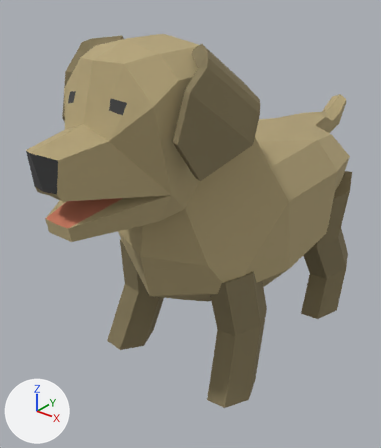
An edit to the FBX model unity/rdnc2/Assets/fbx/Animal_Models/golden-retriever.fbx, drawn before and after from the same camera.
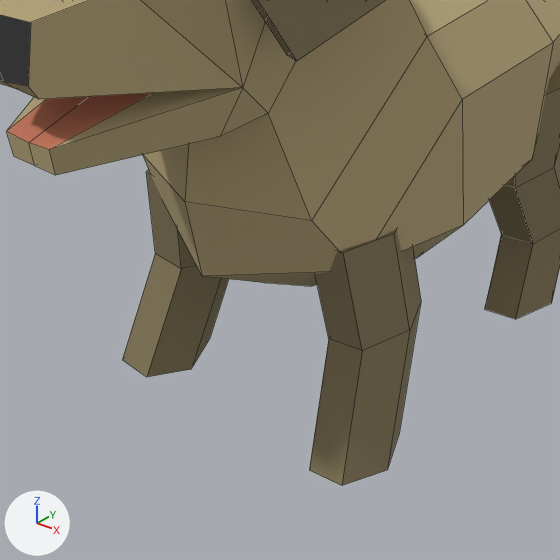
Each version appears first whole from a 50 mm camera at (1.345, -1.924, 1.774) aimed at (-0.14, -0.068, 0.623), and next in a close-up on the part from 11% to 90% of the width and 33% to 100% of the height. Lighting does not change. The marker at lower left points along +X, +Y and +Z. The close-ups show mesh edges as thin lines. Where no turn or scale is listed for an object, it has been applied to the vertices.

Objects in the first close-up: 'body', 'ear', 'front-leg', 'rear-leg'.
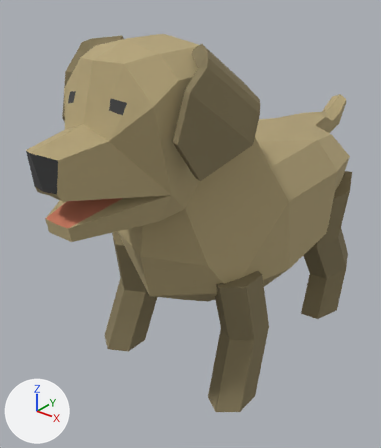
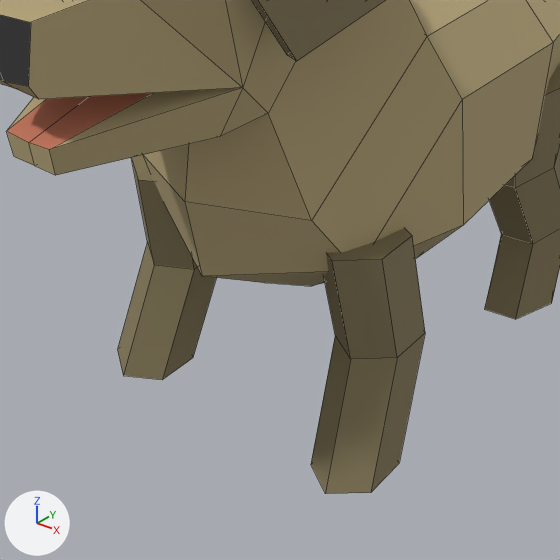
Where the newer file only moved an object's origin or applied its transform, the numbers keep the older frame.

Diff of the bpy script that builds the scene:
```diff
--- a/unity/rdnc2/Assets/fbx/Animal_Models/golden-retriever.fbx.py
+++ b/unity/rdnc2/Assets/fbx/Animal_Models/golden-retriever.fbx.py
@@ me_cylinder_002 @@
 # used by ob_front_leg; location = (0.0, 0.0, 0.0)
-me_cylinder_002.from_pydata(...)  # 36 vertices, 28 faces; spans x -0.421..0.421, y -0.469..-0.092, z -0.007..0.616
+me_cylinder_002.from_pydata(...)  # 36 vertices, 28 faces; spans x -0.432..0.432, y -0.495..-0.128, z -0.003..0.614
+# me_cylinder_002 part 1: the loose piece of 18 vertices spanning x 0.161..0.421, y -0.469..-0.092, z -0.007..0.616 is rebuilt with 18 vertices and now spans x 0.211..0.432, y -0.495..-0.128, z -0.003..0.614
+# me_cylinder_002 part 2: the loose piece of 18 vertices spanning x -0.421..-0.161, y -0.469..-0.092, z -0.007..0.616 is rebuilt with 18 vertices and now spans x -0.432..-0.211, y -0.495..-0.128, z -0.003..0.614
 me_cylinder_002.materials.append(mat_grey_darker)
```

What differs and where, as boxes [x1, y1, x2, y2] in the close-ups (560 x 560 px):
'front-leg', reshaped (7% taller): before [122, 169, 421, 485]; after [117, 155, 425, 494]
part 1 of me_cylinder_002, rebuilt: before [309, 230, 421, 485]; after [311, 228, 425, 494]
part 2 of me_cylinder_002, rebuilt: before [122, 169, 229, 377]; after [117, 155, 216, 380]
